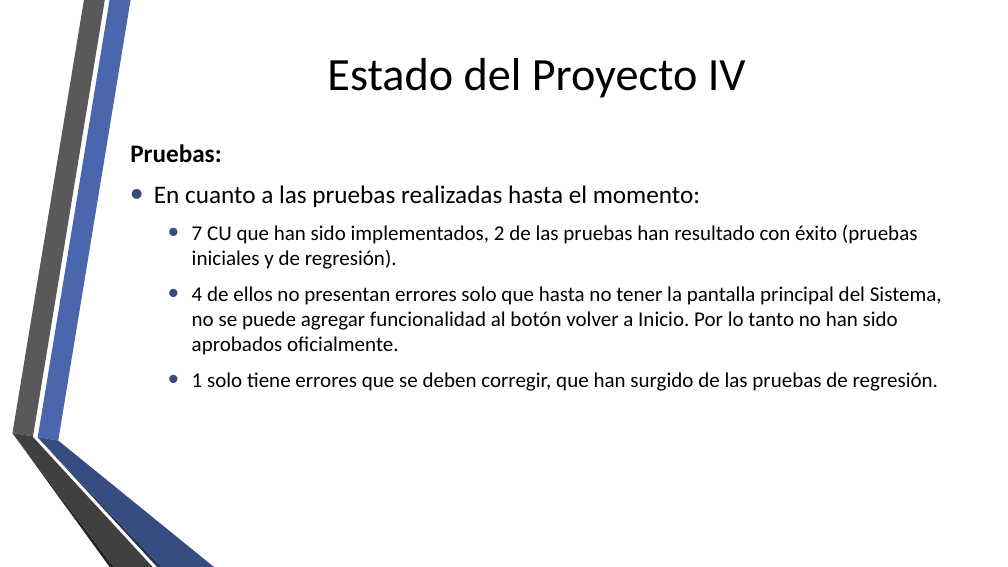
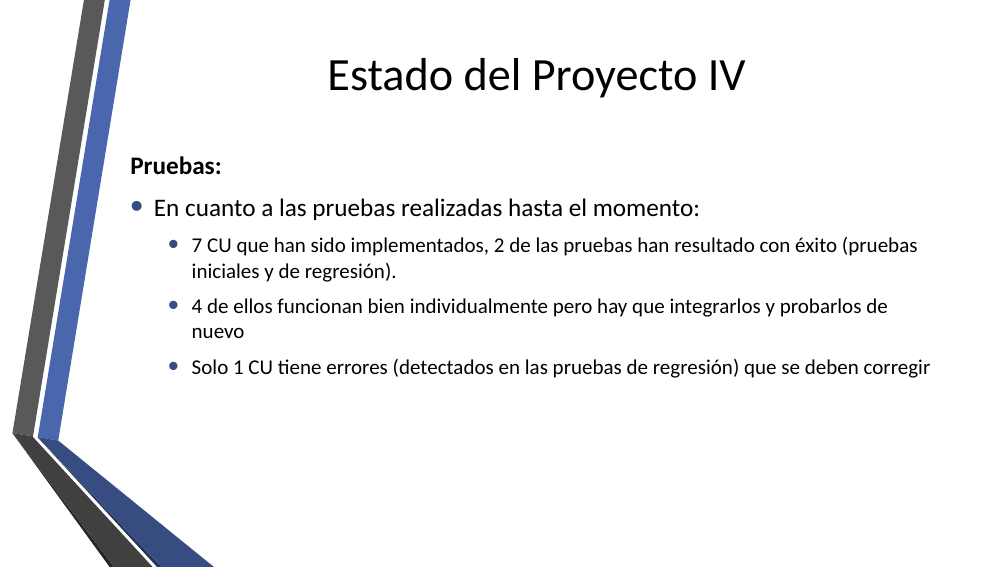
Before and after one commit to fge23/Sistema-VASPA, a slide deck: slide 16 of Presentaciones/presentacion vaspa - 12 - Noviembre 2019.pptx. Drawn at 1008x567 pixels with LibreOffice and Linux fonts; fonts in the diff are those of the drawing; background and template pictures are left out. Boxes give left, top, right and bottom in pixels: in the first picture for what was removed or moved away, otherwise in the second. Text is boxed around its words. In the diff, an @@ line names an element or a change of style, - is before the commit and + after.

```diff
--- a/Presentaciones/presentacion vaspa - 12 - Noviembre 2019.pptx
+++ b/Presentaciones/presentacion vaspa - 12 - Noviembre 2019.pptx
@@ text at (x1=192, y1=298, x2=931, y2=378): text changed @@
-  • 4 de ellos no presentan errores solo que hasta no tener la pantalla principal del Sistema, no se puede agregar funcionalidad al botón volver a Inicio. Por lo tanto no han sido aprobados oficialmente.
-  • 1 solo tiene errores que se deben corregir, que han surgido de las pruebas de regresión.
+  • 4 de ellos funcionan bien individualmente pero hay que integrarlos y probarlos de nuevo
+  • Solo 1 CU tiene errores (detectados en las pruebas de regresión) que se deben corregir
```
Also in this commit, not shown: 7 other slides changed, 1 slide added.
